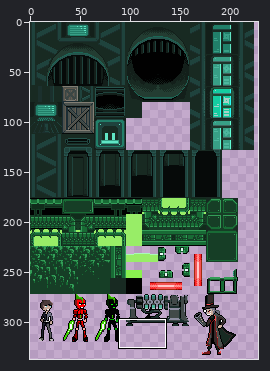
Edited in one commit: sprite sheet (GamesCapstone/assets/lab tile arrange.png). Above: a wide view before the commit, with the close-up outlined.
Close-up. Earlier state:
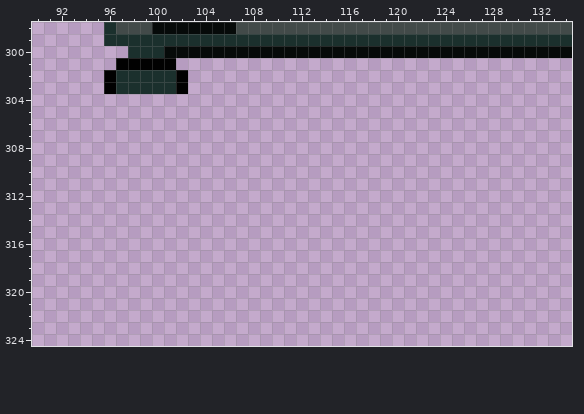
The file is 512x512 pixels. Colours within 5 levels of each other are drawn and written as one. Shown: x 90..134, y 298..324. The wide view leaves out empty margins.
After the commit:
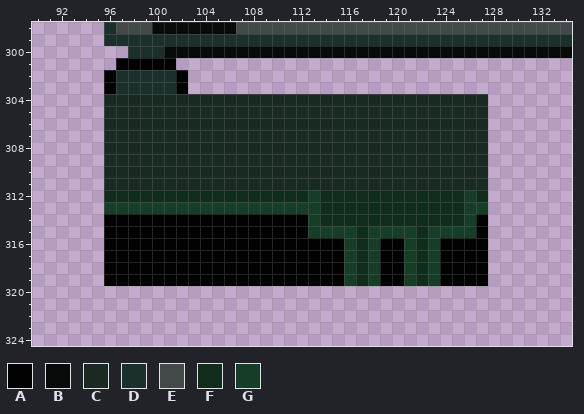
Palette (. is transparent): A #010101  B #060a09  C #182a22  D #1b302d  E #424a49  F #102c1b  G #163e26
Edits made:
@@ x 90..134 @@
 303 ......ADDDDDA................................
-304 .............................................
-305 .............................................
-306 .............................................
-307 .............................................
-308 .............................................
-309 .............................................
-310 .............................................
-311 .............................................
-312 .............................................
-313 .............................................
-314 .............................................
-315 .............................................
-316 .............................................
-317 .............................................
-318 .............................................
-319 .............................................
+304 ......CCCCCCCCCCCCCCCCCCCCCCCCCCCCCCCC.......
+305 ......CCCCCCCCCCCCCCCCCCCCCCCCCCCCCCCC.......
+306 ......CCCCCCCCCCCCCCCCCCCCCCCCCCCCCCCC.......
+307 ......CCCCCCCCCCCCCCCCCCCCCCCCCCCCCCCC.......
+308 ......CCCCCCCCCCCCCCCCCCCCCCCCCCCCCCCC.......
+309 ......CCCCCCCCCCCCCCCCCCCCCCCCCCCCCCCC.......
+310 ......CCCCCCCCCCCCCCCCCCCCCCCCCCCCCCCC.......
+311 ......CCCCCCCCCCCCCCCCCCCCCCCCCCCCCCCC.......
+312 ......FFFFFFFFFFFFFFFFFGFFFFFFFFFFFFGF.......
+313 ......GGGGGGGGGGGGGGGGGGFFFFFFFFFFFFGG.......
+314 ......AAAAAAAAAAAAAAAAAGFFFFFFFFFFFFGA.......
+315 ......AAAAAAAAAAAAAAAAAGGGGFGGGGFGGGGA.......
+316 ......AAAAAAAAAAAAAAAAAAAAGFGAAGFGAAAA.......
+317 ......AAAAAAAAAAAAAAAAAAAAGFGAAGFGAAAA.......
+318 ......AAAAAAAAAAAAAAAAAAAAGFGAAGFGAAAA.......
+319 ......AAAAAAAAAAAAAAAAAAAAGFGAAGFGAAAA.......
 320 .............................................
